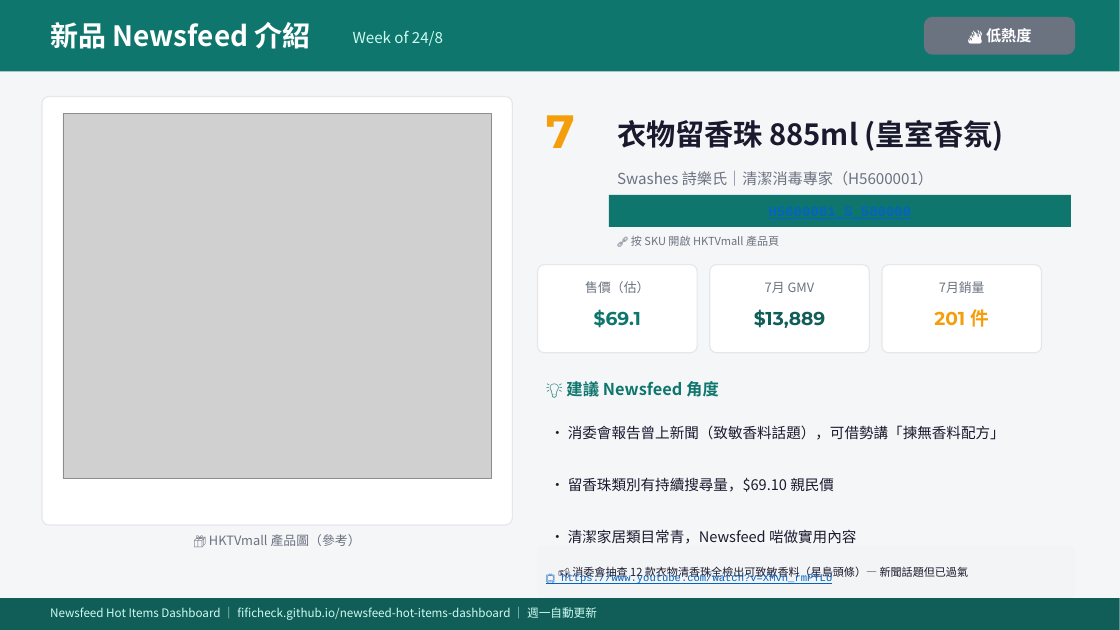
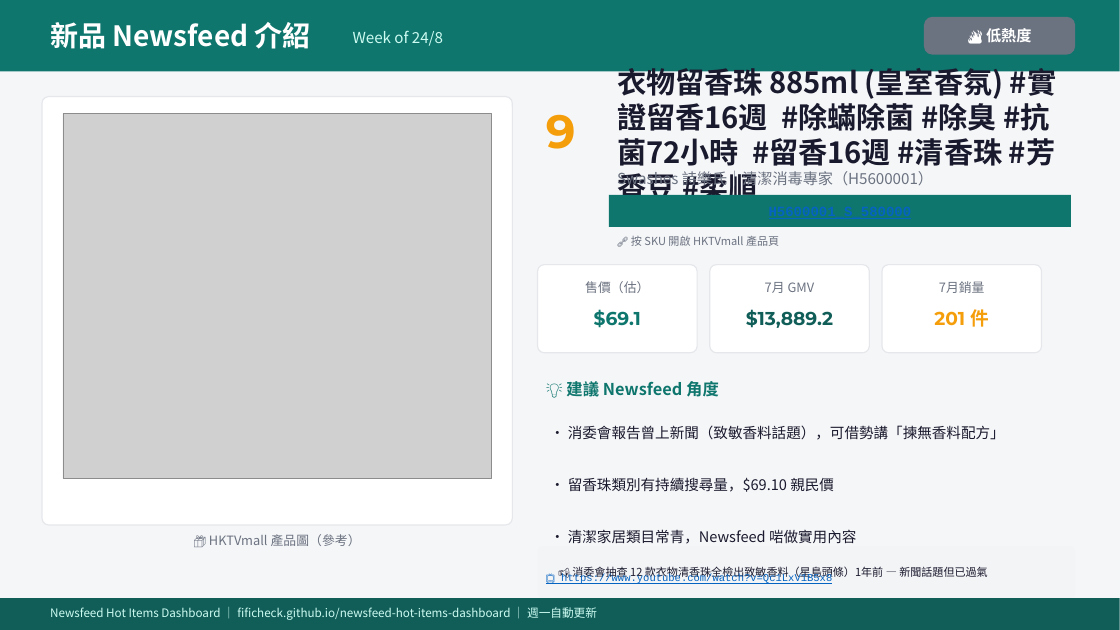
Before and after one commit to FIFICHECK/newsfeed-hot-items-dashboard, a slide deck: slide 1 of ppt/2026-08-24_H5600001_S_580000.pptx. Drawn at 1120x630 pixels with LibreOffice and Linux fonts; fonts in the diff are those of the drawing; grey boxes stand for pictures. Boxes give left, top, right and bottom in pixels: in the first picture for what was removed or moved away, otherwise in the second. Text is boxed around its words. In the diff, an @@ line names an element or a change of style, - is before the commit and + after.

Commit message:
Add per-SKU PPT: 2026-08-24_H5600001_S_580000.pptx

```diff
--- a/ppt/2026-08-24_H5600001_S_580000.pptx
+++ b/ppt/2026-08-24_H5600001_S_580000.pptx
@@ text at <box>617,63,1056,205</box>: text changed @@
-衣物留香珠 885ml (皇室香氛)
+衣物留香珠 885ml (皇室香氛) #實證留香16週 #除蟎除菌 #除臭 #抗菌72小時 #留香16週 #清香珠 #芳香豆 #柔順
@@ text at <box>546,114,576,149</box>: text changed @@
-7
+9
@@ text at <box>746,309,833,328</box>: text changed @@
-$13,889
+$13,889.2
@@ text at <box>572,565,987,580</box>: text changed @@
-📢 消委會抽查 12 款衣物清香珠全檢出可致敏香料（星島頭條）— 新聞話題但已過氣
+📢 消委會抽查 12 款衣物清香珠全檢出致敏香料（星島頭條）1年前 — 新聞話題但已過氣
@@ text at <box>561,574,832,584</box>: text changed @@
-📺 https://www.youtube.com/watch?v=XMvn_rmPYLU
+📺 https://www.youtube.com/watch?v=Qc1LxV1B5x8
```
